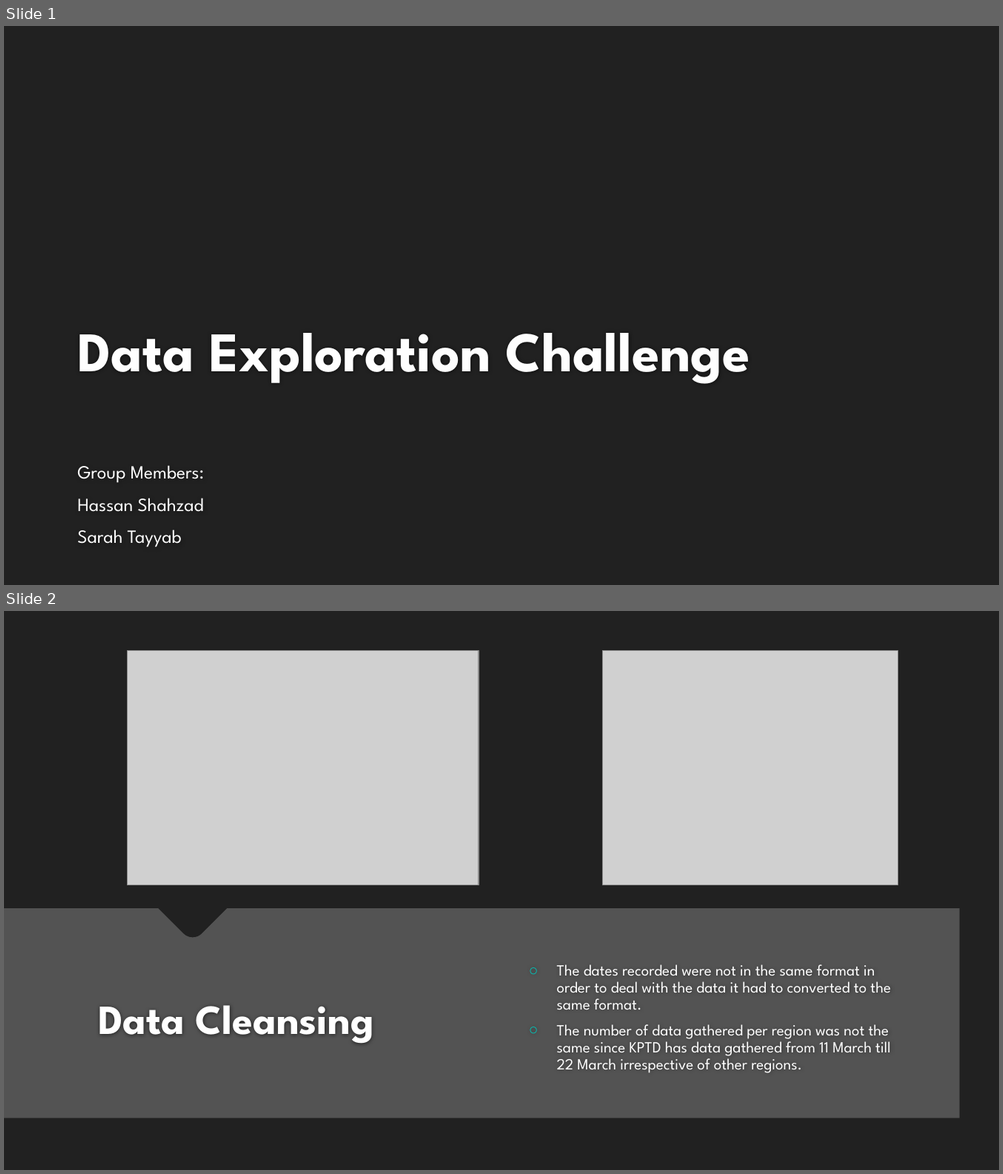
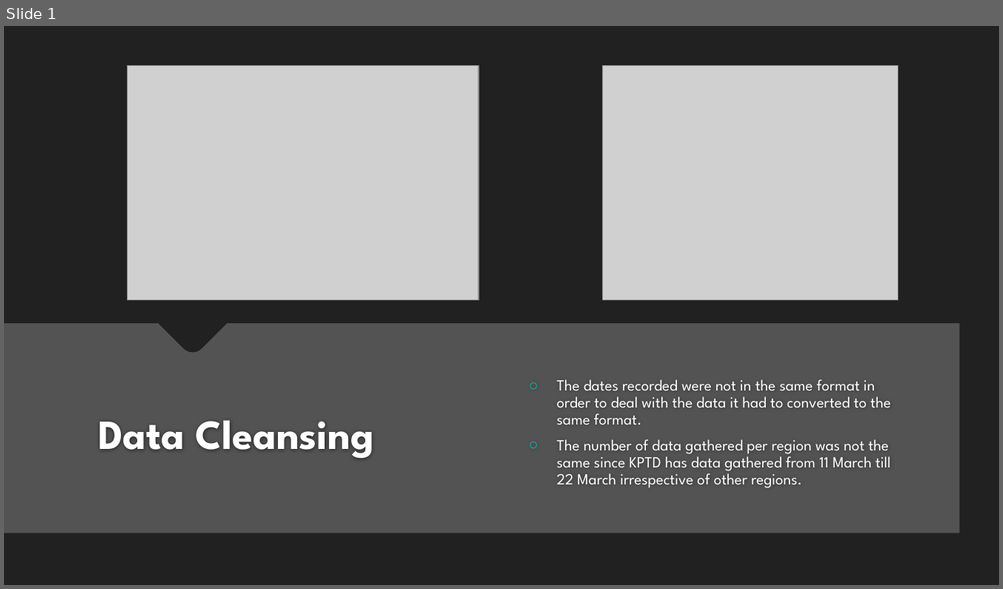
Before and after one commit to HassanShahzad7/Covid19-Pakistan-InDepth-Analysis, a slide deck: data-exploration challenge.pptx. Shown one above the other, each under a label of ours: slides 1 and 2 before the commit, slide 1 after it. The pictures are 1003x1174 and 1003x589 pixels, drawn with LibreOffice and Linux fonts; fonts in the diff are those of the drawing; grey boxes stand for pictures; background and template pictures are left out. Boxes give left, top, right and bottom in pixels: in the first picture for what was removed or moved away, otherwise in the second. Text is boxed around its words. In the diff, an @@ line names an element or a change of style, - is before the commit and + after.

Commit message:
added presentation video and altered the presentation

```diff
--- a/data-exploration challenge.pptx
+++ b/data-exploration challenge.pptx
@@ slide 1 removed at (4,26,999,585), background #212121 @@
@@ title removed at (77,333,750,384) @@
-Data Exploration Challenge
@@ subtitle removed at (77,466,204,548) @@
-Group Members:
-Hassan Shahzad
-Sarah Tayyab
@@ what was slide 2 is now slide 1 @@
```
Also in this commit, not shown: 1 other file.
